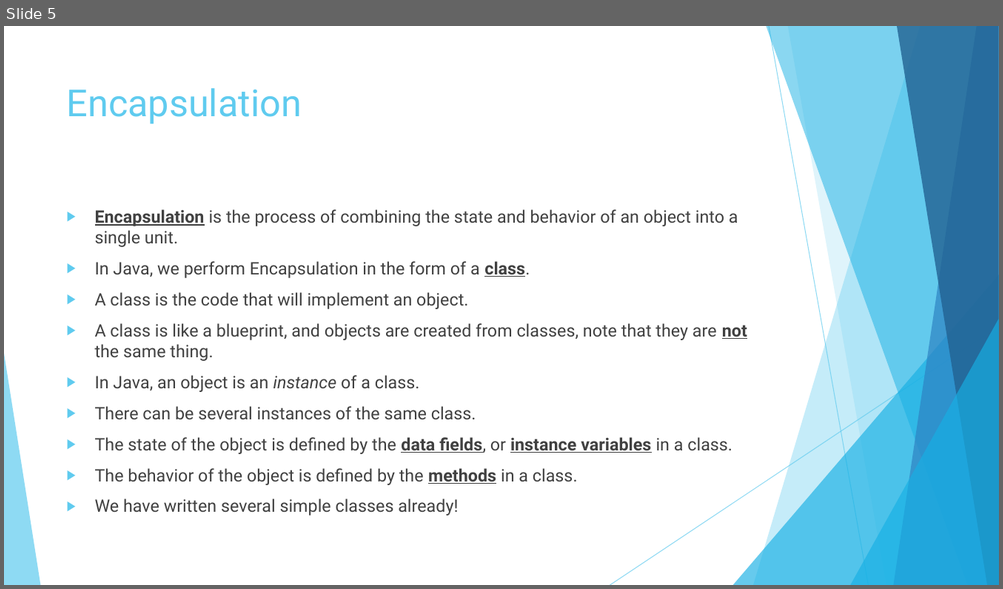
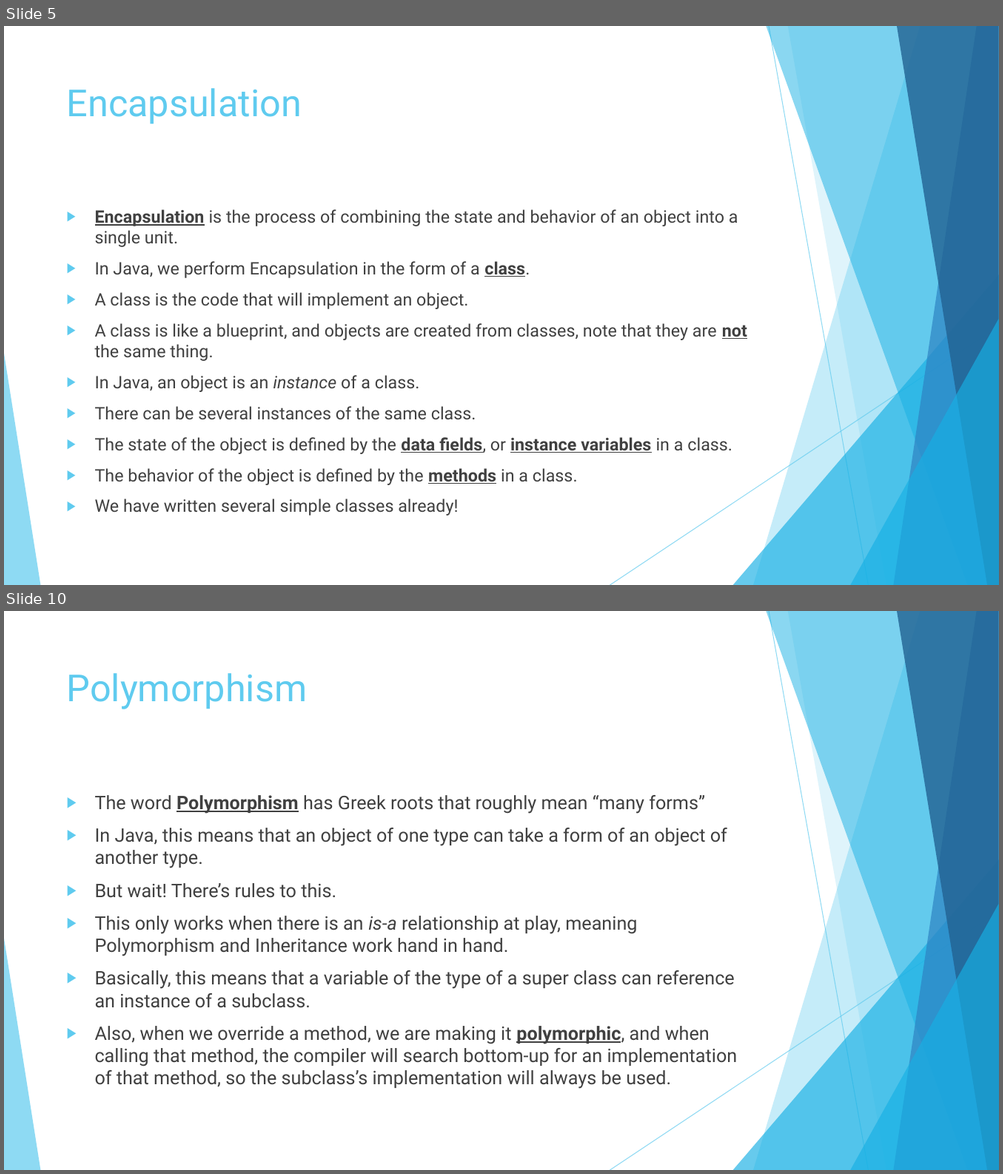
Before and after one commit to JoseRivas1998/Java-Game-Development-For-Absolute-Beginners, a slide deck: Slides/Lesson1.4.pptx. Shown one above the other, each under a label of ours: slide 5 before the commit, slides 5 and 10 after it; the slides between them are not shown. The pictures are 1003x589 and 1003x1174 pixels, drawn with LibreOffice and Linux fonts; fonts in the diff are those of the drawing. Boxes give left, top, right and bottom in pixels: in the first picture for what was removed or moved away, otherwise in the second. Text is boxed around its words. In the diff, an @@ line names an element or a change of style, - is before the commit and + after.

```diff
--- a/Slides/Lesson1.4.pptx
+++ b/Slides/Lesson1.4.pptx
@@ slide 10 added at <box>4,611,999,1170</box>, background #FFFFFF; not listed: 10 template elements that a slide beside it also shows @@
@@ title added at <box>67,673,307,709</box>, 36 pt, text #5FCBEF @@
+Polymorphism
@@ text added at <box>95,795,737,1089</box>, 18 pt, text #404040 @@
+▶ The word Polymorphism has Greek roots that roughly mean “many forms”
+▶ In Java, this means that an object of one type can take a form of an object of another type.
+▶ But wait! There’s rules to this.
+▶ This only works when there is an is-a relationship at play, meaning Polymorphism and Inheritance work hand in hand.
+▶ Basically, this means that a variable of the type of a super class can reference an instance of a subclass.
+▶ Also, when we override a method, we are making it polymorphic, and when calling that method, the compiler will search bottom-up for an implementation of that method, so the subclass’s implementation will always be used.
```
Also in this commit, not shown: 2 slides changed, 3 other slides added, 12 other files.
